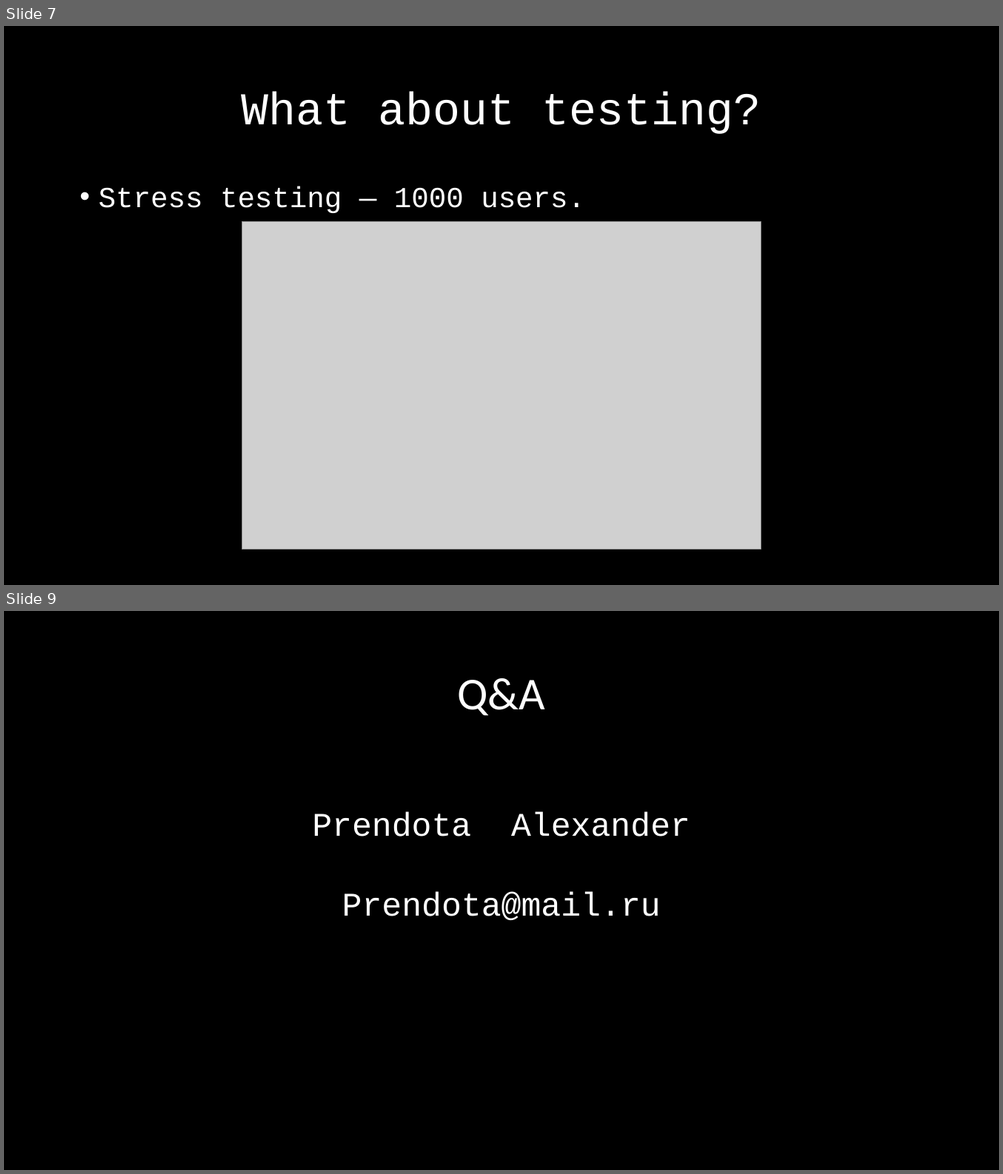
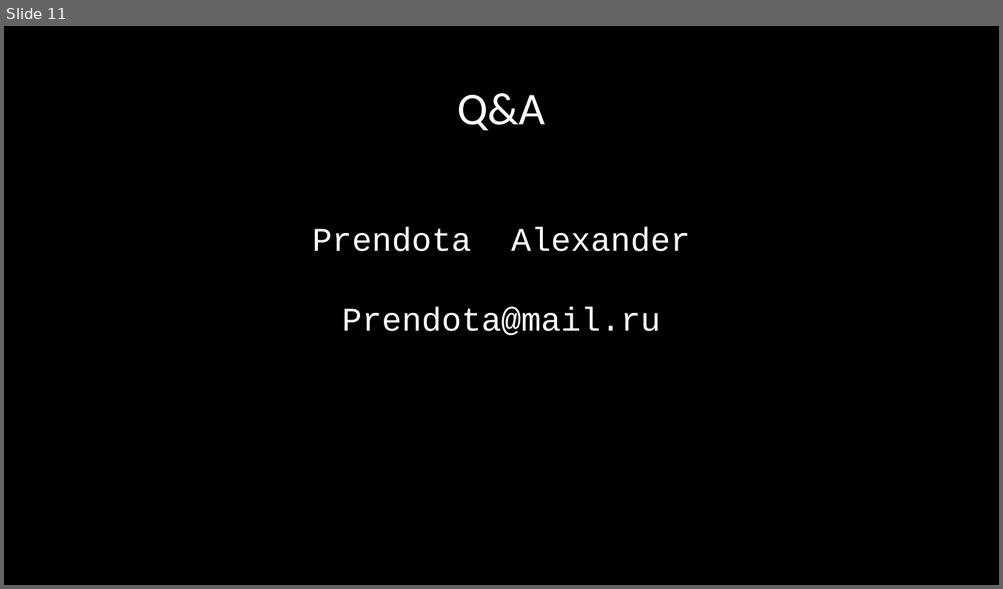
Before and after one commit to AlexanderPrendota/Schweizerische-Bundesbahnen, a slide deck: Project plan/The final All Hands Meeting.pptx. Shown one above the other, each under a label of ours: slides 7 and 9 before the commit, slide 11 after it; the slides between them are not shown. The pictures are 1003x1174 and 1003x589 pixels, drawn with LibreOffice and Linux fonts; fonts in the diff are those of the drawing; grey boxes stand for pictures. Boxes give left, top, right and bottom in pixels: in the first picture for what was removed or moved away, otherwise in the second. Text is boxed around its words. In the diff, an @@ line names an element or a change of style, - is before the commit and + after.

```diff
--- a/Project plan/The final All Hands Meeting.pptx
+++ b/Project plan/The final All Hands Meeting.pptx
@@ slide 7 removed at box(4, 26, 999, 585), background #000000 @@
@@ title removed at box(241, 92, 761, 134) @@
-What about testing?
@@ text removed at box(99, 187, 585, 213) @@
-• Stress testing — 1000 users.
@@ picture removed at box(242, 221, 760, 549) @@
@@ what was slide 9 is now slide 11 @@
```
Also in this commit, not shown: 4 slides changed, 6 slides added, 3 other slides removed, 5 other files.
